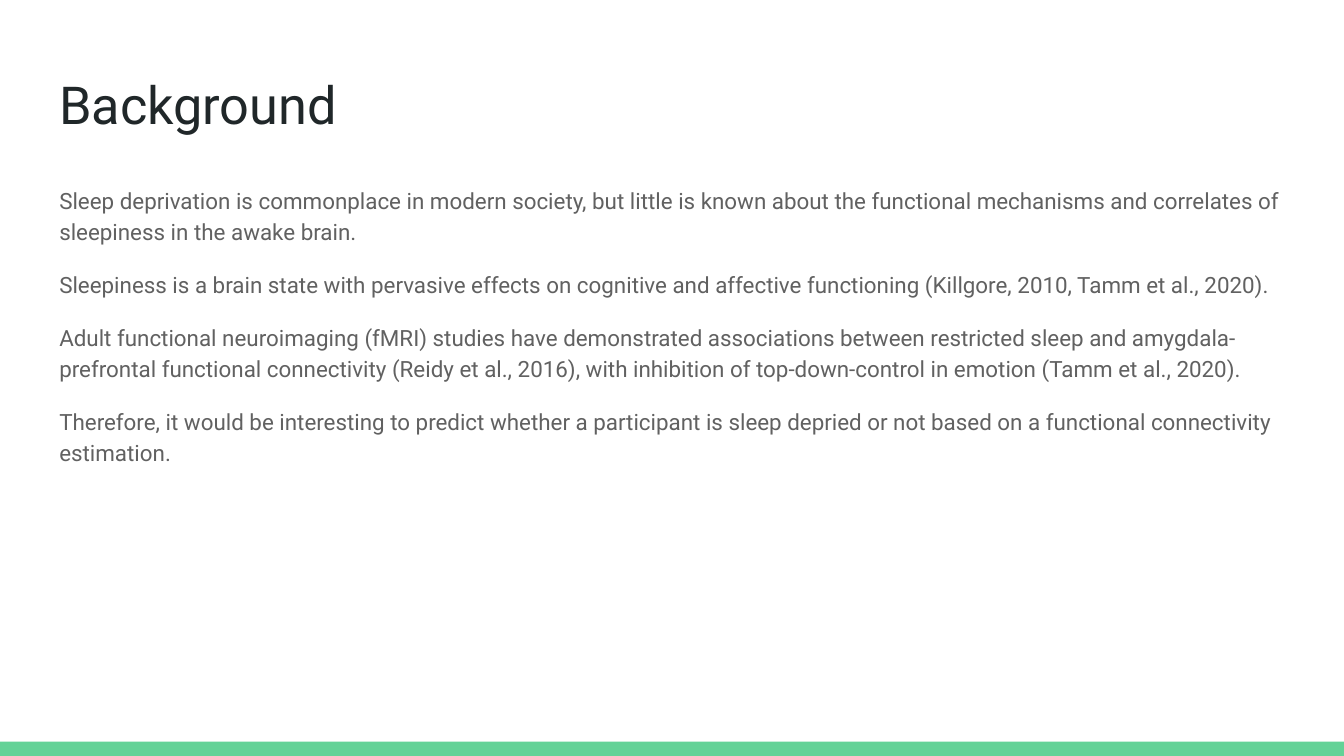
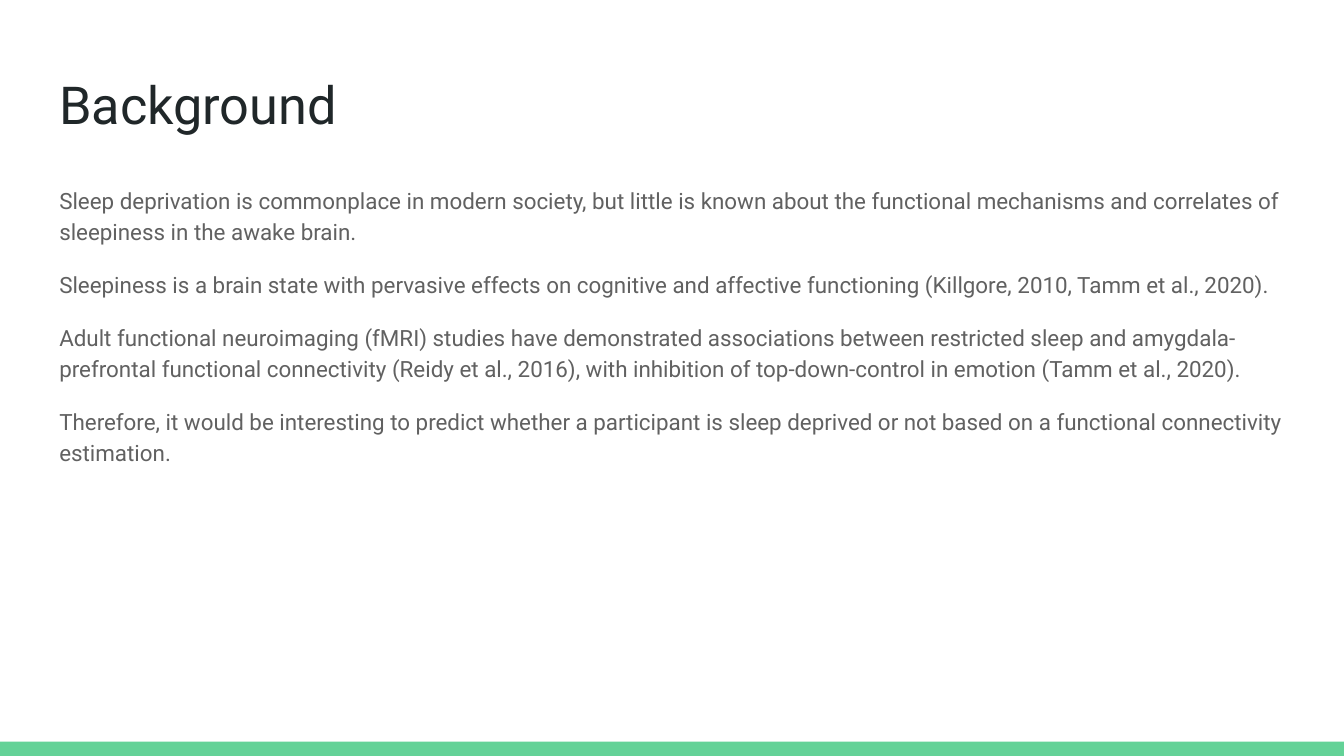
Before and after one commit to brainhack-school2023/perrin_project, a slide deck: slide 2 of docs/Project_pitch_template_Perrin.odp. Drawn at 1344x756 pixels with LibreOffice and Linux fonts; fonts in the diff are those of the drawing. Boxes give left, top, right and bottom in pixels: in the first picture for what was removed or moved away, otherwise in the second. Text is boxed around its words. In the diff, an @@ line names an element or a change of style, - is before the commit and + after.

Commit message:
Update project pitch and resources links

```diff
--- a/docs/Project_pitch_template_Perrin.odp
+++ b/docs/Project_pitch_template_Perrin.odp
@@ text at bbox=[59, 413, 1282, 461]: text changed @@
-Therefore, it would be interesting to predict whether a participant is sleep depried or not based on a functional connectivity estimation.
+Therefore, it would be interesting to predict whether a participant is sleep deprived or not based on a functional connectivity estimation.
```
Also in this commit, not shown: 1 other file.
